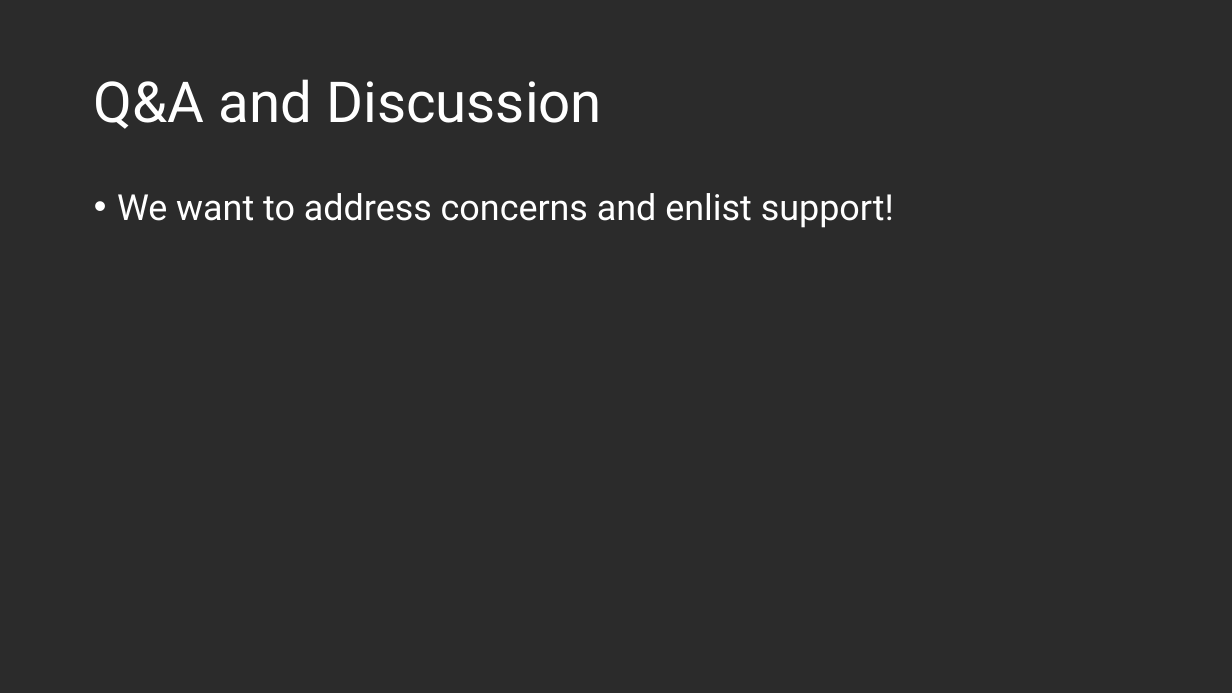
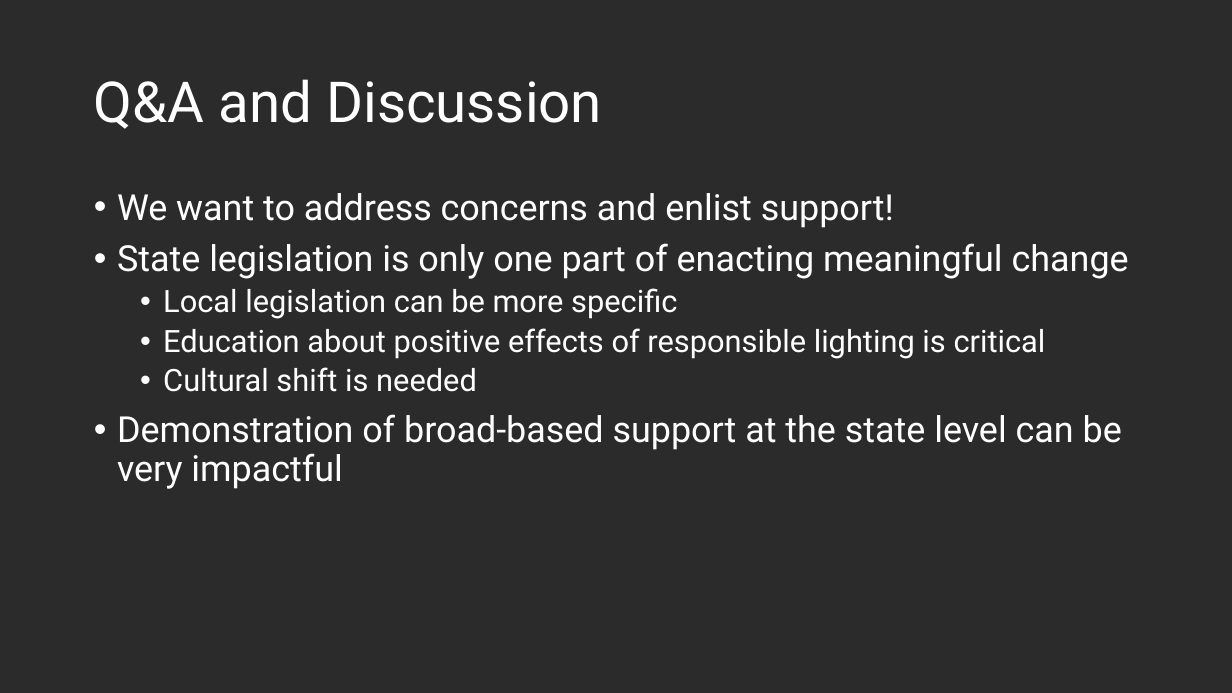
Before and after one commit to nmdarksky/nmdarksky.github.io, a slide deck: slide 9 of presentations/Revising the NSPA.pptx. Drawn at 1232x693 pixels with LibreOffice and Linux fonts; fonts in the diff are those of the drawing; background and template pictures are left out; a plain dark background stands for a picture behind light text. Boxes give left, top, right and bottom in pixels: in the first picture for what was removed or moved away, otherwise in the second. Text is boxed around its words. In the diff, an @@ line names an element or a change of style, - is before the commit and + after.

```diff
--- a/presentations/Revising the NSPA.pptx
+++ b/presentations/Revising the NSPA.pptx
@@ text at (117,243,1129,489): paragraphs added @@
+• State legislation is only one part of enacting meaningful change
+  • Local legislation can be more specific
+  • Education about positive effects of responsible lighting is critical
+  • Cultural shift is needed
+• Demonstration of broad-based support at the state level can be very impactful
```
Also in this commit, not shown: 5 other slides changed.
